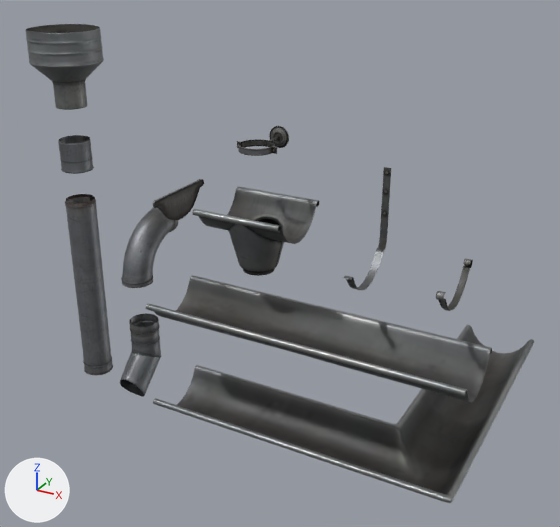
The glTF model assets/props/modular_metal_gutter.glb as it was, and as the next commit left it.
The view is the same before and after, from a 50 mm camera at (2.34, -2.61, 2.29) aimed at (0.6, 0.56, 0.7). The axes (+X, +Y, +Z) are drawn at lower left. The lights are the same throughout. The picture after the commit comes second. Where no turn or scale is listed for an object, it has been applied to the vertices. Vertices at exactly the same position are counted once.

The older version as bpy lines, for what is in view:
```python
ob_modular_metal_gutter = bpy.data.objects.new('modular_metal_gutter', me_cylinder_062)
ob_modular_metal_gutter.location = (0.997, 0.111, 0.594)
ob_modular_metal_gutter_corner = bpy.data.objects.new('modular_metal_gutter_corner', me_cylinder_065)
ob_modular_metal_gutter_corner.location = (0.997, 0.674, 0.072)
ob_modular_metal_gutter_funnel = bpy.data.objects.new('modular_metal_gutter_funnel', me_cylinder_057)
ob_modular_metal_gutter_funnel.location = (-0.344, 0.189, 1.655)
ob_modular_metal_gutter_gutter_bracing = bpy.data.objects.new('modular_metal_gutter_gutter_bracing', me_cylinder_063)
ob_modular_metal_gutter_gutter_bracing.location = (1.197, 0.228, 1.086)
ob_modular_metal_gutter_gutter_bracing.scale = (0.24, 0.24, 0.24)
ob_modular_metal_gutter_section = bpy.data.objects.new('modular_metal_gutter_section', me_cylinder_069)
ob_modular_metal_gutter_section.location = (-0.351, 0.188, 0.504)
ob_modular_metal_gutter_shower_receiver = bpy.data.objects.new('modular_metal_gutter_shower_receiver', me_cube_002)
ob_modular_metal_gutter_shower_receiver.location = (0.682, 0.2, 0.985)
# also in view: 'modular_metal_gutter_coupler' at (-0.35, 0.19, 1.23); 'modular_metal_gutter_bend' at (0.0, 0.26, 0.8); 'modular_metal_gutter_gutter_plug' at (0.26, 0.2, 1.07); 'modular_metal_gutter_bracing' at (0.68, 0.26, 1.4); 'modular_metal_gutter_outlet' at (0.0, 0.13, 0.2)
```
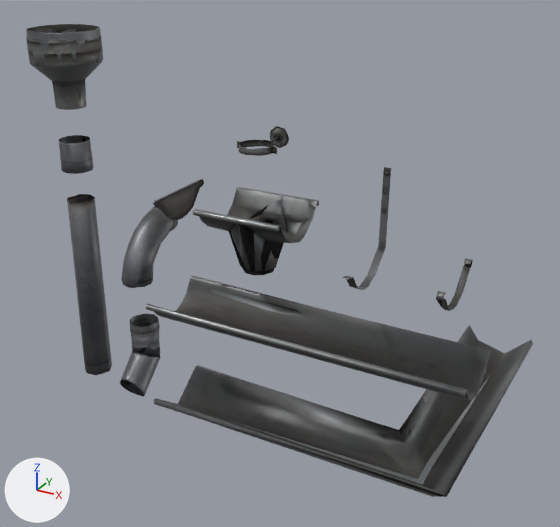
Where the newer file only moved an object's origin or applied its transform, the numbers keep the older frame.

What the commit changed:
me_cylinder_057 is used by ob_modular_metal_gutter_funnel; location (-0.344, 0.189, 1.655).
me_cylinder_057 had 928 vertices, 1856 faces and spanned x -0.171..0.171, y -0.172..0.172, z -0.182..0.182.
me_cylinder_057 now has 165 vertices, 330 faces and spans x -0.169..0.169, y -0.17..0.17, z -0.182..0.182.
me_cylinder_057 part 1: 763 vertices removed from x -0.171..0.171, y -0.172..0.172, z -0.182..0.182.
me_cylinder_062 is used by ob_modular_metal_gutter; location (0.997, 0.111, 0.594).
me_cylinder_062 had 372 vertices, 740 faces and spanned x -0.76..0.76, y -0.19..0.19, z -0.07..0.07.
me_cylinder_062 now has 117 vertices, 230 faces and spans x -0.76..0.76, y -0.19..0.19, z -0.07..0.07.
me_cylinder_062 part 2: 6 vertices moved within x -0.75..0.75, y -0.19..0.18, z 0.05..0.07; 256 vertices removed from x -0.76..0.76, y -0.19..0.19, z -0.07..0.07; 1 vertex added at x -0.75, y 0.14, z 0.02.
me_cylinder_065 is used by ob_modular_metal_gutter_corner; location (0.997, 0.674, 0.072).
me_cylinder_065 had 434 vertices, 864 faces and spanned x -0.75..0.75, y -0.76..0.76, z -0.07..0.07.
me_cylinder_065 now has 36 vertices, 68 faces and spans x -0.75..0.75, y -0.75..0.76, z -0.07..0.07.
me_cylinder_065 part 3: 6 vertices moved within x -0.75..0.73, y -0.75..0.76, z 0.05; 398 vertices removed from x -0.75..0.75, y -0.76..0.76, z -0.07..0.07.
me_cube_002 is used by ob_modular_metal_gutter_shower_receiver; location (0.682, 0.2, 0.985).
me_cube_002 had 1651 vertices, 3180 faces and spanned x -0.212..0.212, y -0.195..0.195, z -0.155..0.155.
me_cube_002 now has 216 vertices, 381 faces and spans x -0.212..0.212, y -0.193..0.193, z -0.155..0.155.
me_cube_002 part 4: 7 vertices moved within x -0.124..0.133, y -0.161..0.05, z 0.013..0.129; 1435 vertices removed from x -0.212..0.212, y -0.195..0.195, z -0.155..0.155.
me_cylinder_069 is used by ob_modular_metal_gutter_section; location (-0.351, 0.188, 0.504).
me_cylinder_069 had 474 vertices, 894 faces and spanned x -0.079..0.079, y -0.081..0.081, z -0.5..0.5.
me_cylinder_069 now has 16 vertices, 17 faces and spans x -0.074..0.074, y -0.073..0.073, z -0.5..0.5.
me_cylinder_069 part 5: 1 vertex moved within x -0.051, y 0.049, z 0.5; 473 vertices removed from x -0.079..0.079, y -0.081..0.081, z -0.5..0.5; 15 vertices added at x -0.074..0.074, y -0.073..0.073, z -0.5..0.5.

Pixel boxes (x1, y1, x2, y2) of what changed, in the pictures (560 x 527 px):
'modular_metal_gutter_corner', reshaped: before (153, 325, 534, 503); after (154, 325, 533, 497)
'modular_metal_gutter', reshaped: before (146, 275, 492, 402); after (146, 276, 491, 401)
'modular_metal_gutter_shower_receiver', reshaped: before (193, 186, 319, 276); after (193, 187, 319, 275)
'modular_metal_gutter_section', reshaped (6% narrower): before (65, 194, 113, 376); after (67, 194, 112, 375)
'modular_metal_gutter_funnel', reshaped: before (26, 24, 104, 110); after (26, 24, 103, 110)
part 1 of me_cylinder_057, deleted: before (26, 24, 104, 110)
part 2 of me_cylinder_062, built on: before (152, 276, 492, 402); after (152, 281, 491, 401)
part 3 of me_cylinder_065, built on: before (153, 325, 534, 503); after (273, 423, 444, 496)
part 4 of me_cube_002, cut back: before (193, 186, 319, 276); after (228, 214, 287, 271)
